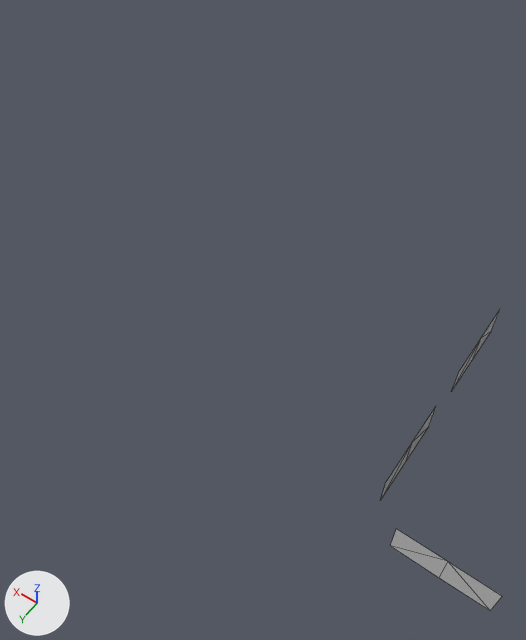
A saved change to the glTF model assets/scene/merged-meshes/-2_0_-1_MI_WindowSet01.gltf.
Both versions are drawn from a camera (50 mm lens) standing at (-12.3, 9.5, 32.1) and looking at (0.9, -9.1, 2.9). Every picture has the same lights, and +X, +Y and +Z are marked at lower left. Mesh edges are drawn as thin lines. Vertices at the same position are counted once.

The older version as bpy lines, for what is in view:
```python
me_2_0__1_mi_windowset01 = bpy.data.meshes.new('-2_0_-1_MI_WindowSet01')
me_2_0__1_mi_windowset01.from_pydata(...)  # 18 vertices, 12 faces; spans x -14.58..-8.58, y -16.37..-3.17, z 1.45..3.34
ob_mesh = bpy.data.objects.new('Mesh', me_2_0__1_mi_windowset01)
ob_mesh.location = (0.0, 0.0, 0.0)
```
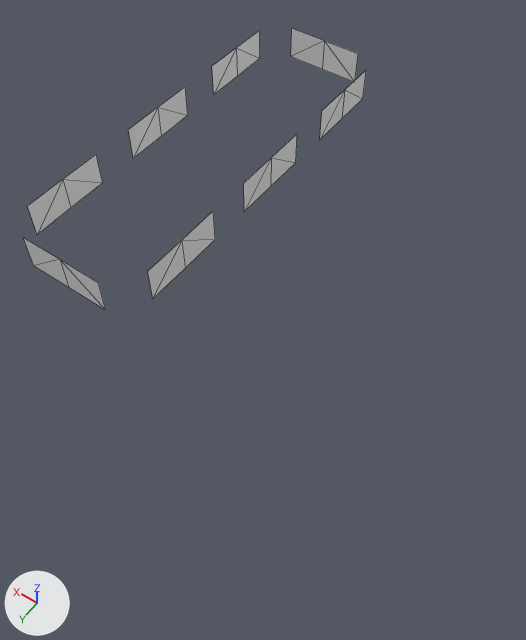
Boxes (x1, y1, x2, y2) around the edits, measured in the pictures (526 x 640 px; the box of a moved part takes in the faces that stretch with it):
'Mesh', reshaped (181% wider, 7% shorter)
    before: (381, 310, 502, 611)
    after: (24, 29, 366, 310)
part 1 of me_2_0__1_mi_windowset01, moved or reshaped
    before: (381, 407, 436, 499)
    after: (148, 212, 215, 298)
part 2 of me_2_0__1_mi_windowset01, moved or reshaped
    before: (452, 310, 500, 390)
    after: (244, 134, 297, 212)
part 3 of me_2_0__1_mi_windowset01, moved or reshaped
    before: (390, 529, 502, 611)
    after: (320, 71, 366, 139)
part 4 of me_2_0__1_mi_windowset01, added
    after: (212, 30, 260, 94)
part 5 of me_2_0__1_mi_windowset01, added
    after: (128, 87, 188, 158)
part 6 of me_2_0__1_mi_windowset01, added
    after: (28, 154, 103, 234)
part 7 of me_2_0__1_mi_windowset01, added
    after: (24, 238, 106, 310)
part 8 of me_2_0__1_mi_windowset01, added
    after: (291, 29, 358, 82)

The change in detail:
me_2_0__1_mi_windowset01 is used by ob_mesh; location (0.0, 0.0, 0.0).
me_2_0__1_mi_windowset01 had 18 vertices, 12 faces and spanned x -14.58..-8.58, y -16.37..-3.17, z 1.45..3.34.
me_2_0__1_mi_windowset01 now has 48 vertices, 32 faces and spans x 4.13..11.42, y -24.67..-3.17, z 6.45..8.34.
me_2_0__1_mi_windowset01 part 1: the loose piece of 6 vertices spanning x -8.58, y -9.35..-4.72, z 1.45..3.34 is scaled about its middle by (-1.04, -1, 1), then moved by (12.7, -0.18, 5.0).
me_2_0__1_mi_windowset01 part 2: the loose piece of 6 vertices spanning x -8.58, y -16.37..-11.74, z 1.45..3.34 is scaled about its middle by (-1.11, -1, 1), then moved by (12.7, -0.16, 5.0).
me_2_0__1_mi_windowset01 part 3: the loose piece of 6 vertices spanning x -14.58..-9.95, y -3.17, z 1.45..3.34 is turned 90 degrees about the z axis through its middle, then moved by (16.39, -18.04, 5.0).
me_2_0__1_mi_windowset01 part 4: the loose piece of 6 vertices spanning x -8.58, y -16.37..-11.74, z 1.45..3.34 is copied, and the copy is moved by (20.0, -7.03, 5.0); it spans x 11.42, y -23.4..-18.77, z 6.45..8.34.
me_2_0__1_mi_windowset01 part 5: the loose piece of 6 vertices spanning x -8.58, y -16.37..-11.74, z 1.45..3.34 is copied, and the copy is moved by (20.0, 0.0, 5.0); it spans x 11.42, y -16.37..-11.74, z 6.45..8.34.
me_2_0__1_mi_windowset01 part 6: the loose piece of 6 vertices spanning x -8.58, y -9.35..-4.72, z 1.45..3.34 is copied, and the copy is moved by (20.0, 0.0, 5.0); it spans x 11.42, y -9.35..-4.72, z 6.45..8.34.
me_2_0__1_mi_windowset01 part 7: the loose piece of 6 vertices spanning x -14.58..-9.95, y -3.17, z 1.45..3.34 is copied, and the copy is moved by (20.0, 0.0, 5.0); it spans x 5.42..10.05, y -3.17, z 6.45..8.34.
me_2_0__1_mi_windowset01 part 8: the loose piece of 6 vertices spanning x -8.58, y -9.35..-4.72, z 1.45..3.34 is copied, and the copy is scaled about its middle by (3.47e+05, 0, 1), then moved by (16.24, -17.64, 5.0); it spans x 5.35..9.98, y -24.67, z 6.45..8.34.
me_2_0__1_mi_windowset01 part 9: the surface is now shaded flat.
